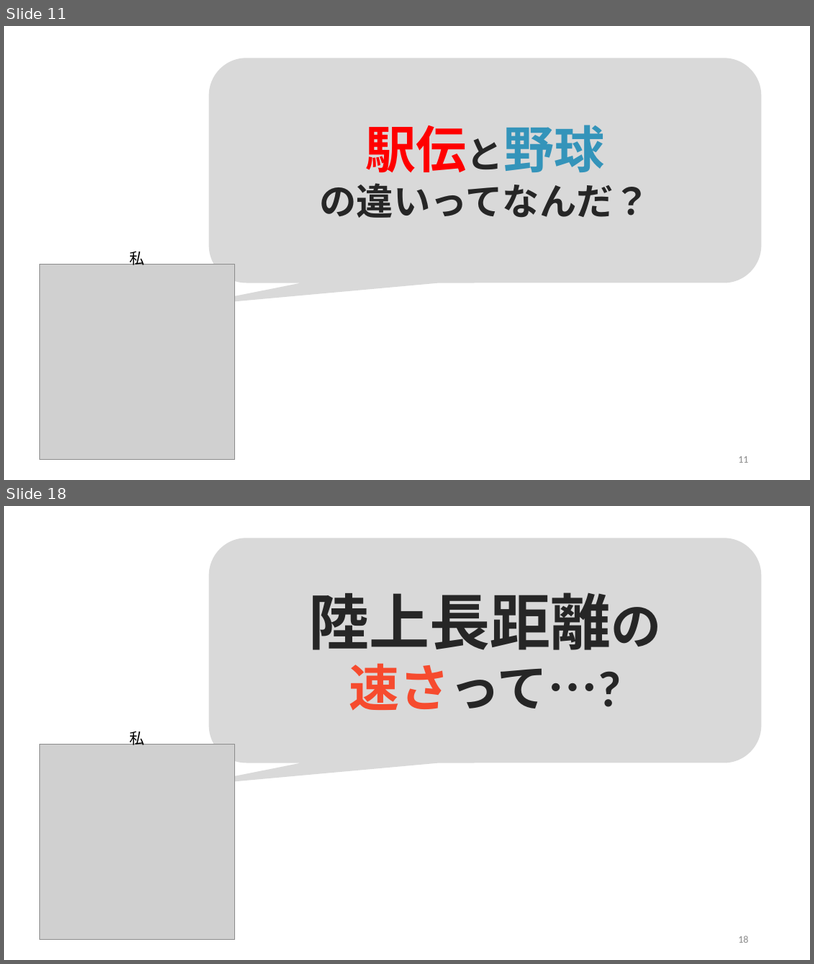
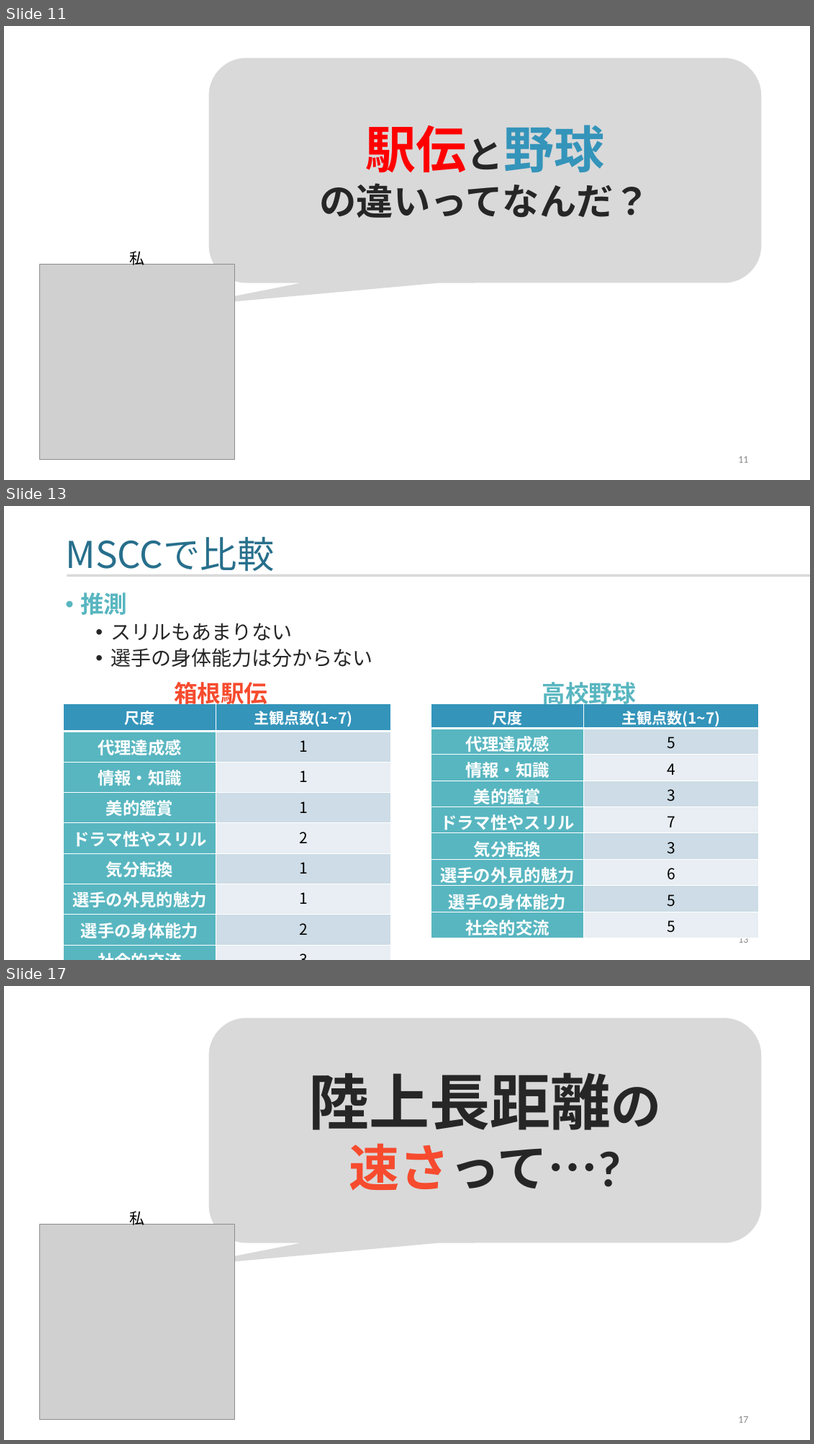
Before and after one commit to yamada-ai/java-prac, a slide deck: 2025_0131_箱根駅伝_aa.pptx. Shown one above the other, each under a label of ours: slides 11 and 18 before the commit, slides 11, 13 and 17 after it; the slides between them are not shown. The pictures are 814x964 and 814x1444 pixels, drawn with LibreOffice and Linux fonts; fonts in the diff are those of the drawing; grey boxes stand for pictures. Boxes give left, top, right and bottom in pixels: in the first picture for what was removed or moved away, otherwise in the second. Text is boxed around its words. In the diff, an @@ line names an element or a change of style, - is before the commit and + after.

```diff
--- a/2025_0131_箱根駅伝_aa.pptx
+++ b/2025_0131_箱根駅伝_aa.pptx
@@ slide 13 added at box(4, 506, 810, 960), background #FFFFFF @@
@@ title added at box(65, 537, 274, 571), 44 pt, text #276F8B @@
+MSCCで比較
@@ rectangle added at box(67, 574, 810, 577), fill #D9D9D9 @@
@@ text added at box(80, 592, 373, 667), 24 pt, text #262626 @@
+• 推測
+  • スリルもあまりない
+  • 選手の身体能力は分からない
@@ text added at box(174, 678, 268, 708), 28 pt, text #F64B2E, bold @@
+箱根駅伝
@@ text added at box(542, 678, 636, 708), 28 pt, text #58B6C0, bold @@
+高校野球
@@ table added at box(63, 703, 391, 941), 9 rows, 2 columns @@
+尺度 | 主観点数(1~7)
+代理達成感 | 1
+情報・知識 | 1
+美的鑑賞 | 1
+ドラマ性やスリル | 2
+気分転換 | 1
+選手の外見的魅力 | 1
+選手の身体能力 | 2
+社会的交流 | 3
@@ table added at box(431, 703, 759, 942), 9 rows, 2 columns @@
+尺度 | 主観点数(1~7)
+代理達成感 | 5
+情報・知識 | 4
+美的鑑賞 | 3
+ドラマ性やスリル | 7
+気分転換 | 3
+選手の外見的魅力 | 6
+選手の身体能力 | 5
+社会的交流 | 5
@@ page number added at box(738, 938, 748, 942), 12 pt, text #8C8C8C @@
+13
@@ what was slide 18 is now slide 17 @@
@@ page number at box(738, 1416, 748, 1422): text changed @@
-18
+17
```
Also in this commit, not shown: 4 slides changed, 4 other slides added, 2 slides removed, 1 other file.
